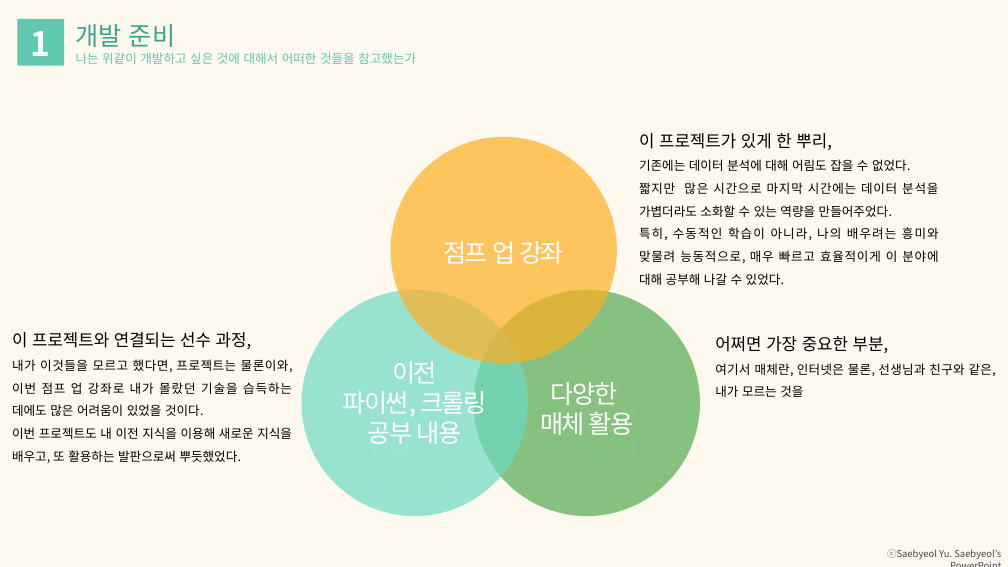
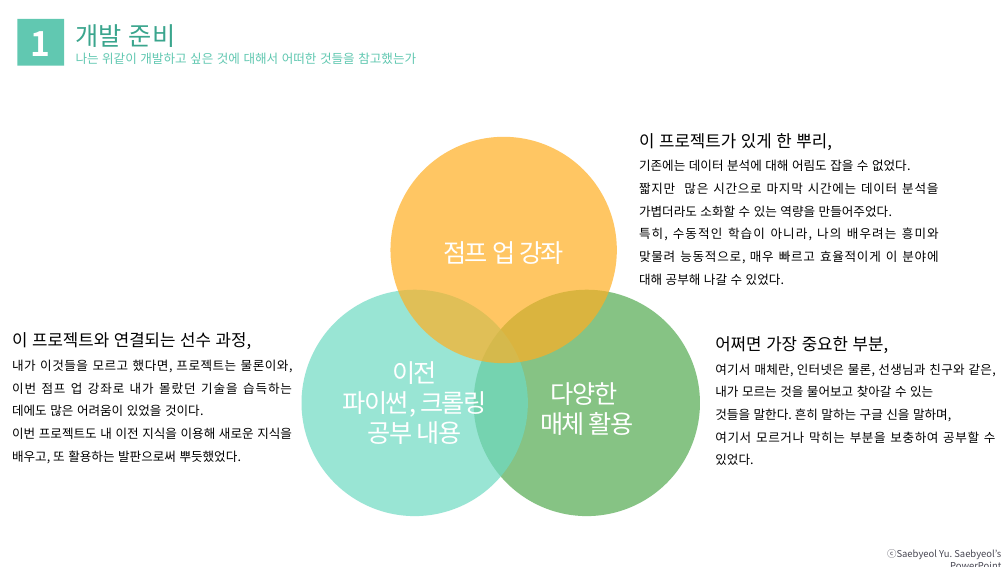
Before and after one commit to Kimdonghyeon7645/JUMP-UP-Project_DSM_school_meal_Analysis, a slide deck: slide 4 of 2403_김동현_JUMP-UP.pptx. Drawn at 1008x567 pixels with LibreOffice and Linux fonts; fonts in the diff are those of the drawing. Boxes give left, top, right and bottom in pixels: in the first picture for what was removed or moved away, otherwise in the second. Text is boxed around its words. In the diff, an @@ line names an element or a change of style, - is before the commit and + after.

```diff
--- a/2403_김동현_JUMP-UP.pptx
+++ b/2403_김동현_JUMP-UP.pptx
@@ background #FDF9EE to #FFFFFF @@
@@ text at <box>715,363,996,465</box>: text changed @@
-여기서 매체란, 인터넷은 물론, 선생님과 친구와 같은, 내가 모르는 것을
+여기서 매체란, 인터넷은 물론, 선생님과 친구와 같은, 내가 모르는 것을 물어보고 찾아갈 수 있는
+것들을 말한다. 흔히 말하는 구글 신을 말하며,
+여기서 모르거나 막히는 부분을 보충하여 공부할 수 있었다.
```
Also in this commit, not shown: 3 other slides changed, 3 slides added, 8 slides removed, 1 other file.
